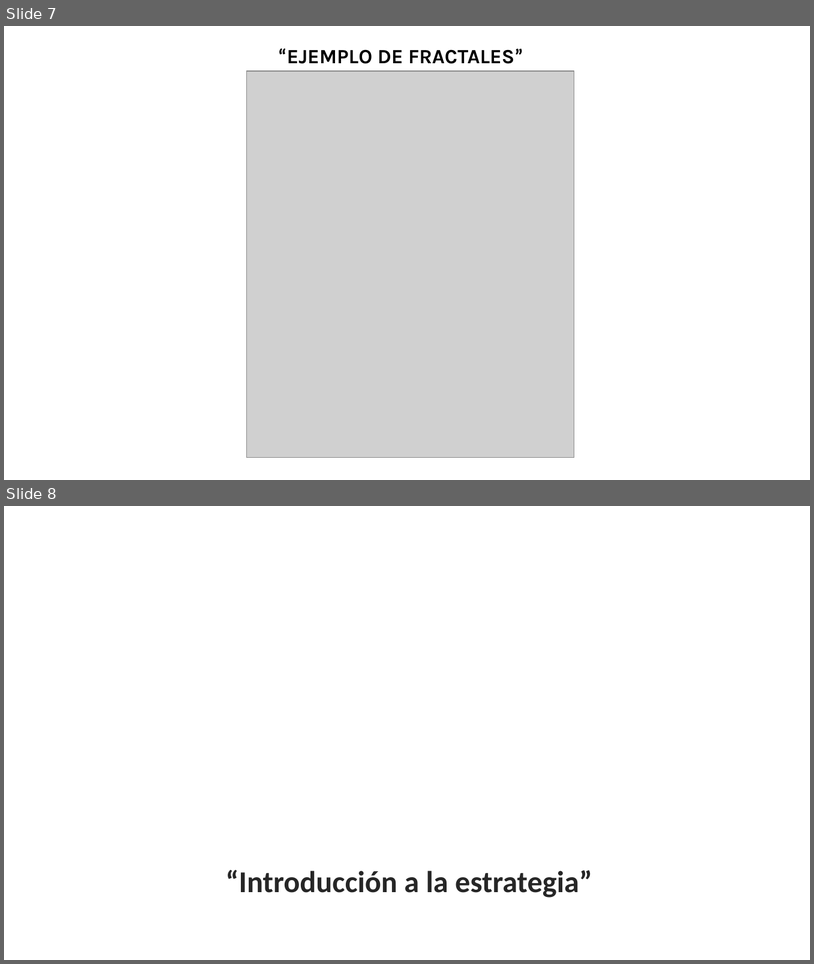
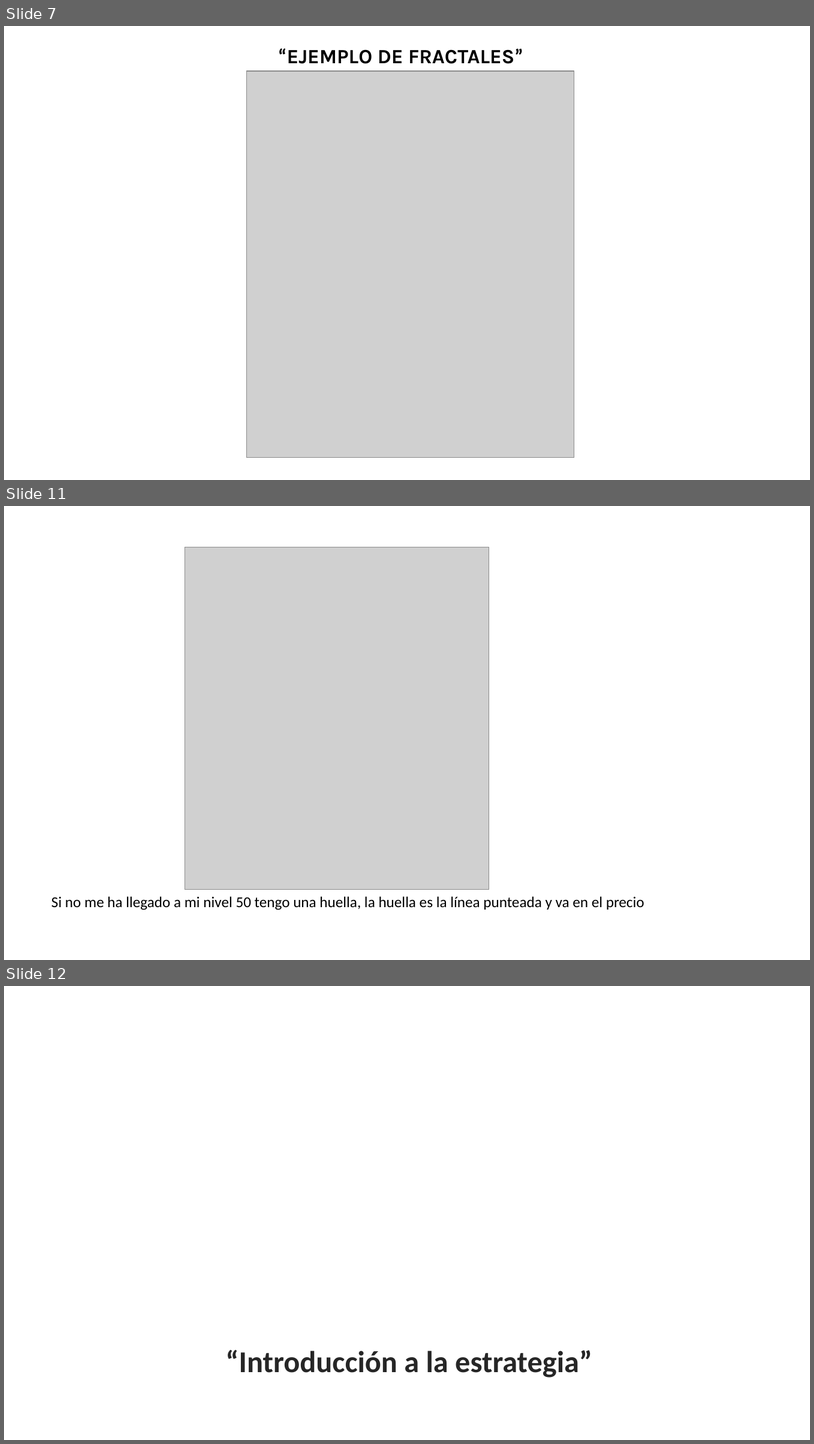
Before and after one commit to Edd1eware/Yields_Academy, a slide deck: Manual_YIELDS_ACADEMY.pptx. Shown one above the other, each under a label of ours: slides 7 and 8 before the commit, slides 7, 11 and 12 after it; the slides between them are not shown. The pictures are 814x964 and 814x1444 pixels, drawn with LibreOffice and Linux fonts; fonts in the diff are those of the drawing; grey boxes stand for pictures; background and template pictures are left out. Boxes give left, top, right and bottom in pixels: in the first picture for what was removed or moved away, otherwise in the second. Text is boxed around its words. In the diff, an @@ line names an element or a change of style, - is before the commit and + after.

Commit message:
huella

```diff
--- a/Manual_YIELDS_ACADEMY.pptx
+++ b/Manual_YIELDS_ACADEMY.pptx
@@ slide 11 added at (4, 506, 810, 960), background #FFFFFF @@
@@ picture added at (185, 547, 489, 889) @@
@@ text added at (51, 896, 645, 910), 18 pt, text #000000 @@
+Si no me ha llegado a mi nivel 50 tengo una huella, la huella es la línea punteada y va en el precio
@@ what was slide 8 is now slide 12 @@
```
Also in this commit, not shown: 3 other slides added.
